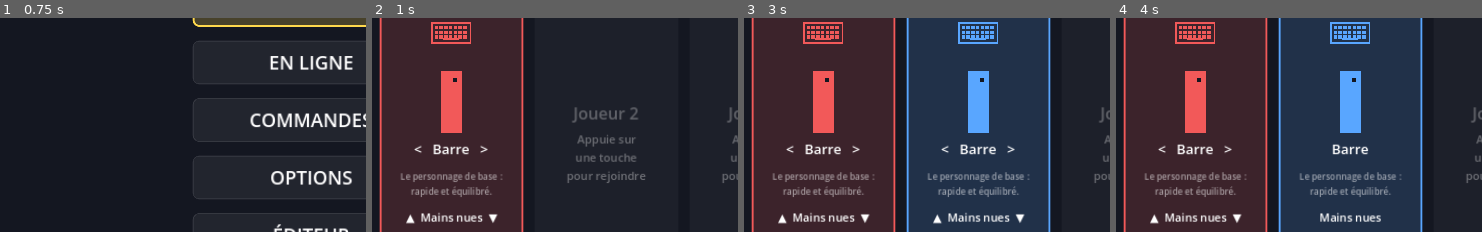
Above: before the commit, frames 1-4 (left to right).
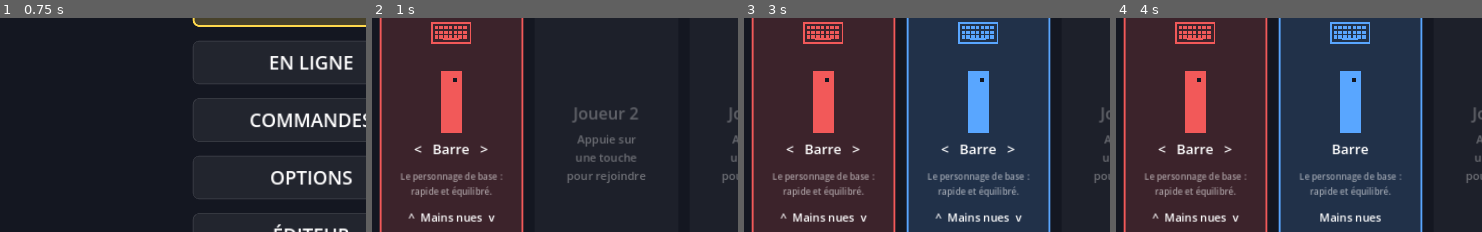
Above: after the commit, the same moments.

Repository: BBStain/jvtest
Game: Godot game, scene res://scenes/menu.tscn
Same seed, same stepped clock (60 frames per second), same inputs: the game is played once before the commit and once after it.
Inputs (mouse positions are % of the whole screen's width and height, from its top left):
- Up to frame 1 (0.75 s): tap Enter at 0.5 s; move the mouse to (70, 43) at 0.52 s; hold D from 0.53 s (still down); tap Delete at 0.6 s; click (70, 43) at 0.67 s
- Up to frame 2 (1 s): keep holding D; tap Space at 0.77 s
- Up to frame 3 (3 s): release D at 1.25 s; tap Space at 1.25, 2.75 s; drag from (24, 54) to (41, 69) at 1.27 s; tap Enter at 2 s; move the mouse to (57, 25) at 2.02 s; hold Left 2.03-2.75 s; tap R at 2.1 s; drag from (41, 69) to (14, 33) at 2.77 s
- Up to frame 4 (4 s): tap Enter at 3.5 s; move the mouse to (79, 64) at 3.52 s; hold D from 3.53 s (still down); tap C at 3.6 s; tap Space at 3.77 s
The pictures show only the part of the screen within x 4-54%, y 21-71%; the shares and areas given below are measured in that part.

Frame 1 is identical in both runs. In frame 2, 0.3% of the frame differs, in the area x 9-35%, y 91-97%; in frame 3, 0.5%, in the area x 9-77%, y 91-97%; in frame 4, 0.3%.

Commit message:
Éditeur : Importer marche dans le navigateur ; plus de carrés à la place des flèches
La police du jeu dans le navigateur n'a pas les flèches (▶ ▾ ▲ ▼ ← ↗...) : elles s'affichaient
en carrés. Remplacées par du texte. Les maps du menu Ouvrir s'affichent avec des espaces.

Co-Authored-By: Claude Opus 5.5 (1M context) <noreply@anthropic.com>
Claude-Session: https://claude.ai/code/session_01M935dn46811C87WVFhy6NT

Diff:
--- a/scripts/editor/editor_pad.gd
+++ b/scripts/editor/editor_pad.gd
@@ -453,7 +453,7 @@
 		_rows.append({"label": saved, "kind": "button", "press": func() -> void:
 			_close()
 			editor.open_map(saved)})
-	_rows.append({"label": "← Retour", "kind": "button", "press": _open_menu.bind(4)})
+	_rows.append({"label": "< Retour", "kind": "button", "press": _open_menu.bind(4)})
 	index = 0
 	_show_rows("OUVRIR UNE MAP")
 
@@ -472,7 +472,7 @@
 			"number":
 				text += "   <  %d  >" % int(row.value)
 		var on := i == index
-		var label := UiKit.label(("▶  " if on else "    ") + text, 20, UiKit.HIGHLIGHT if on else Color.WHITE)
+		var label := UiKit.label((">  " if on else "    ") + text, 20, UiKit.HIGHLIGHT if on else Color.WHITE)
 		label.horizontal_alignment = HORIZONTAL_ALIGNMENT_LEFT
 		_box.add_child(label)
 	_panel.visible = true
--- a/scripts/editor/map_editor.gd
+++ b/scripts/editor/map_editor.gd
@@ -31,8 +31,9 @@
 const MAX_UNDO := 100
 const HANDLE := 9.0                ## demi-taille du carré pour agrandir (à l'écran)
 ## Les 12 directions d'un mouvement (tous les 30°).
-const DIRECTION_NAMES := ["→ droite", "↗ 30°", "↗ 60°", "↑ haut", "↖ 120°", "↖ 150°",
-	"← gauche", "↙ 210°", "↙ 240°", "↓ bas", "↘ 300°", "↘ 330°"]
+## (Sans flèches : la police du jeu dans le navigateur ne les a pas, elles s'afficheraient en carrés.)
+const DIRECTION_NAMES := ["droite", "30°", "60°", "haut", "120°", "150°",
+	"gauche", "210°", "240°", "bas", "300°", "330°"]
 const PLAYER_COLORS := [Color(0.95, 0.3, 0.3), Color(0.3, 0.6, 1.0), Color(0.35, 0.85, 0.4), Color(1.0, 0.8, 0.2)]
 ## Les couleurs qu'on fait défiler à la manette (gauche / droite sur « Couleur »).
 const COLOR_PRESETS := ["#525973", "#808aa8", "#9e8cd9", "#8cc7e6", "#59b34d", "#d9b366", "#d9735e", "#e6e6e6"]
@@ -494,10 +495,13 @@
 			var input = document.createElement('input');
 			input.type = 'file';
 			input.accept = '.json,application/json';
+			input.style.display = 'none';
 			input.onchange = function () {
 				var file = input.files[0];
+				input.remove();
 				if (file) { file.text().then(function (text) { window.jvtestImportMap(text); }); }
 			};
+			document.body.appendChild(input);
 			input.click();
 		})();""", true)
 		return
@@ -1010,7 +1014,7 @@
 	panel.add_child(bar)
 	bar.add_child(_button("Nouvelle", new_map))
 	_open_button = MenuButton.new()
-	_open_button.text = "Ouvrir ▾"
+	_open_button.text = "Ouvrir..."
 	_open_button.flat = false
 	_open_button.about_to_popup.connect(_fill_open_menu)
 	_open_button.get_popup().index_pressed.connect(func(i: int) -> void:
@@ -1059,7 +1063,7 @@
 	var push := Control.new()
 	push.size_flags_horizontal = Control.SIZE_EXPAND_FILL
 	bar.add_child(push)
-	var test := _button("▶ TESTER", test_map)
+	var test := _button("TESTER", test_map)
 	test.add_theme_color_override("font_color", UiKit.HIGHLIGHT)
 	bar.add_child(test)
 	bar.add_child(_button("Quitter", quit_editor))
@@ -1071,7 +1075,7 @@
 	popup.clear()
 	var names := MapData.list_saved()
 	for map_name in names:
-		popup.add_item(map_name)
+		popup.add_item(map_name.replace("_", " "))
 		popup.set_item_metadata(popup.item_count - 1, map_name)
 	if names.is_empty():
 		popup.add_item("(aucune map sauvée)")
--- a/scripts/menu.gd
+++ b/scripts/menu.gd
@@ -434,7 +434,7 @@
 func _weapon_rows(weapon: WeaponStats, can_change: bool) -> VBoxContainer:
 	var rows := VBoxContainer.new()
 	rows.add_theme_constant_override("separation", 2)
-	var name_text := ("▲  %s  ▼" if can_change else "%s") % weapon.display_name
+	var name_text := ("^  %s  v" if can_change else "%s") % weapon.display_name
 	rows.add_child(_fixed_row(UiKit.label(name_text, 18, weapon.color), 26))
 	var description_box := Control.new()
 	description_box.custom_minimum_size = Vector2(200, 36)
Not shown, changed: README.md
